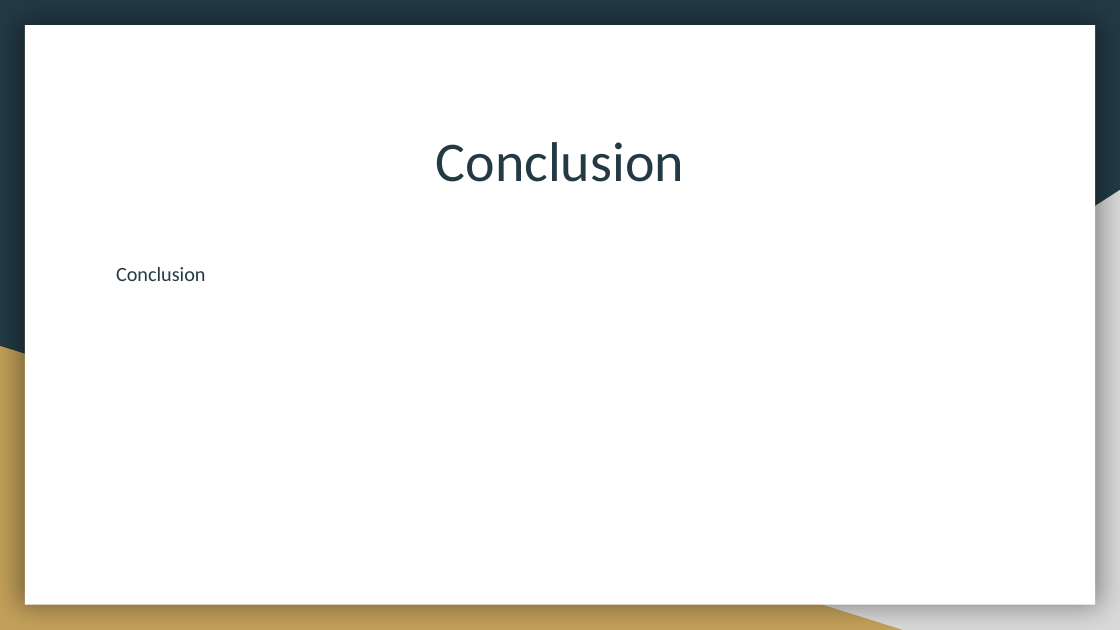
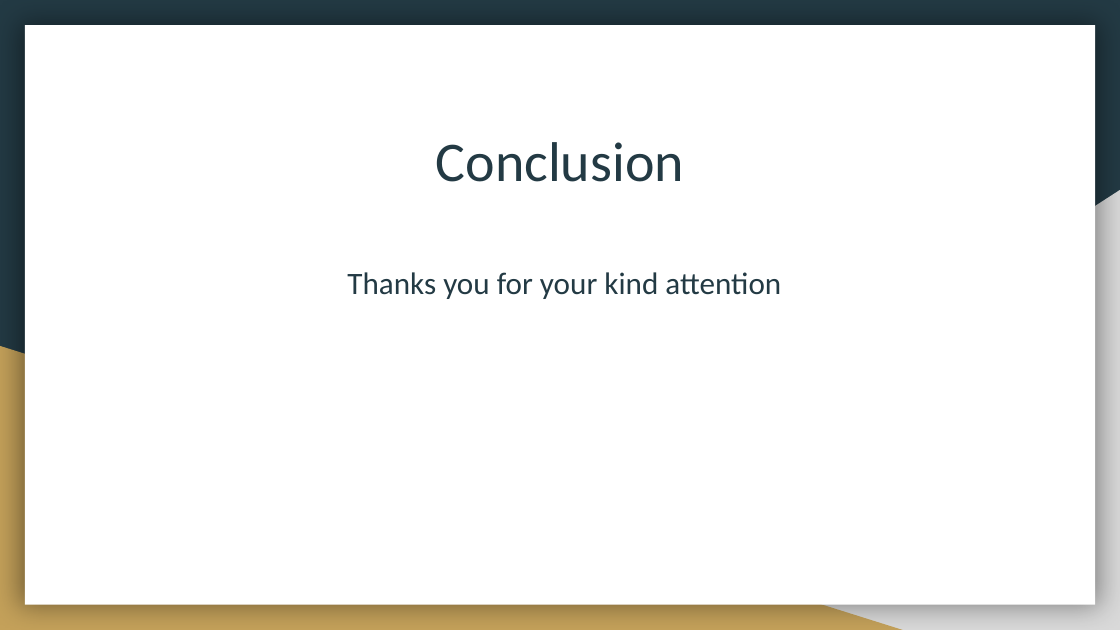
Before and after one commit to dholonakter/Csharp-Traffic-Simulation, a slide deck: slide 9 of First_version_of_the_presentation.pptx. Drawn at 1120x630 pixels with LibreOffice and Linux fonts; fonts in the diff are those of the drawing. Boxes give left, top, right and bottom in pixels: in the first picture for what was removed or moved away, otherwise in the second. Text is boxed around its words. In the diff, an @@ line names an element or a change of style, - is before the commit and + after.

```diff
--- a/First_version_of_the_presentation.pptx
+++ b/First_version_of_the_presentation.pptx
@@ text at bbox=[347, 272, 781, 299]: text changed; size 13 to 20 pt @@
-Conclusion
+Thanks you for your kind attention
```
Also in this commit, not shown: 4 other slides changed, 1 slide added, 1 slide removed.
